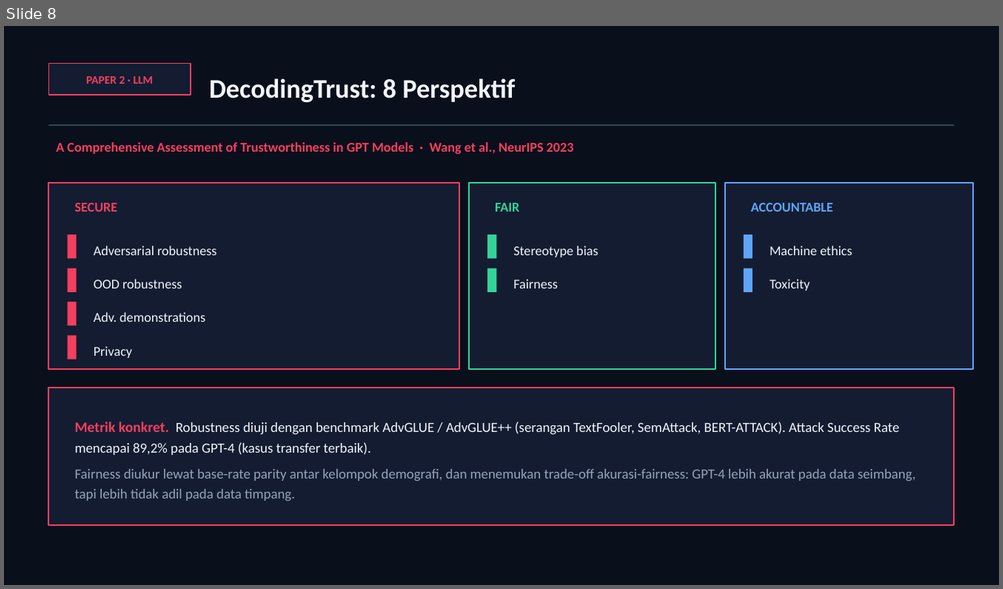
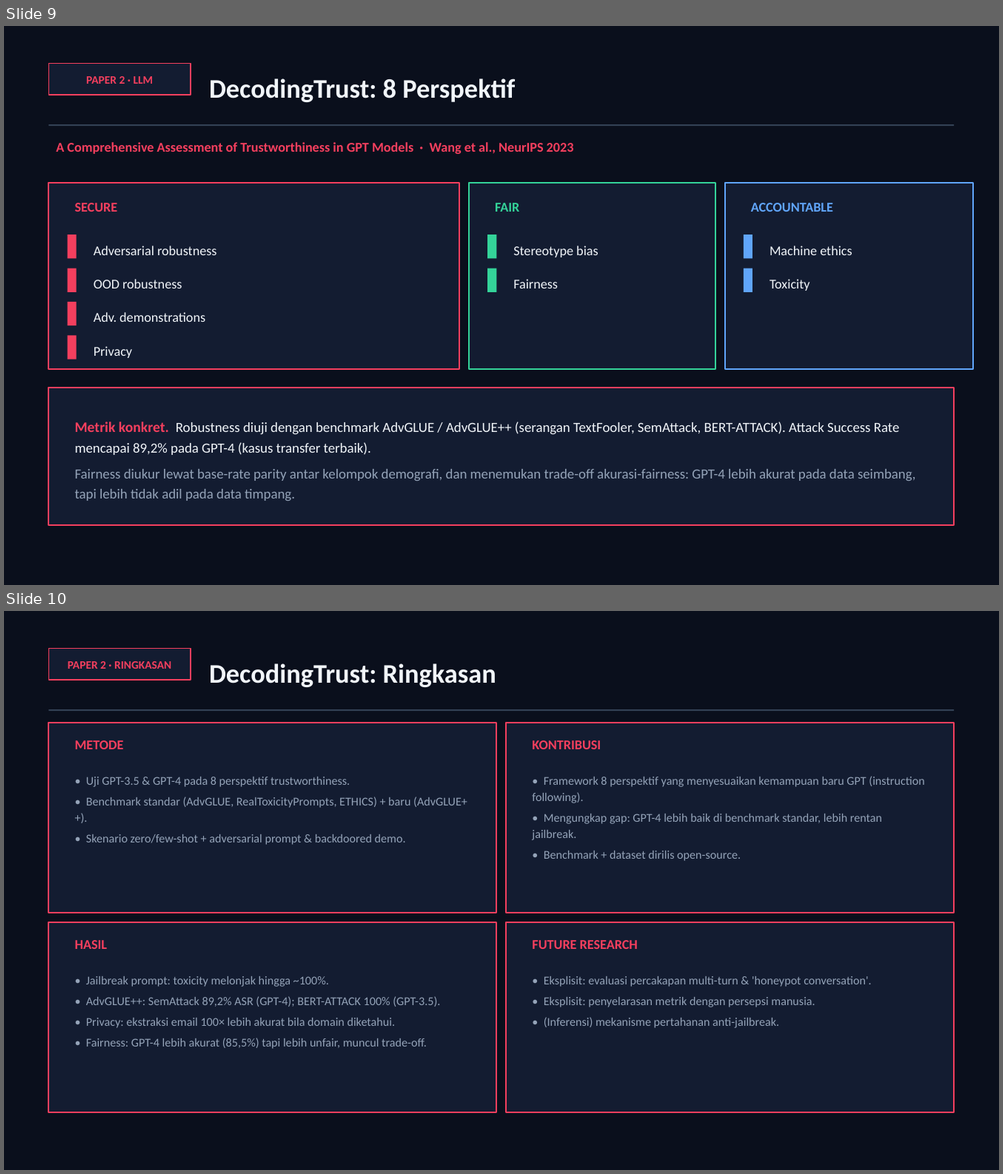
Before and after one commit to awangga/awangga.github.io, a slide deck: safe/metrics/SAFE-AI-Metrics.pptx. Shown one above the other, each under a label of ours: slide 8 before the commit, slides 9 and 10 after it. The pictures are 1003x589 and 1003x1174 pixels, drawn with LibreOffice and Linux fonts; fonts in the diff are those of the drawing. Boxes give left, top, right and bottom in pixels: in the first picture for what was removed or moved away, otherwise in the second. Text is boxed around its words. In the diff, an @@ line names an element or a change of style, - is before the commit and + after.

```diff
--- a/safe/metrics/SAFE-AI-Metrics.pptx
+++ b/safe/metrics/SAFE-AI-Metrics.pptx
@@ slide 10 added at <box>4,611,999,1170</box>, background #FFFFFF @@
@@ rectangle added at <box>4,611,999,1170</box>, fill #0A0F1C @@
@@ rectangle added at <box>48,648,190,680</box>, fill #131C31, outline #F43F5E 1.25 pt @@
@@ text added at <box>68,661,171,669</box>, 11 pt, text #F43F5E, bold @@
+PAPER 2 · RINGKASAN
@@ text added at <box>209,664,496,687</box>, 26 pt, text #F1F5F9, bold @@
+DecodingTrust: Ringkasan
@@ rectangle added at <box>48,709,954,711</box>, fill #334155 @@
@@ rectangle added at <box>48,723,496,913</box>, fill #131C31, outline #F43F5E 1.5 pt @@
@@ text added at <box>75,741,124,749</box>, 13 pt, text #F43F5E, bold @@
+METODE
@@ rectangle added at <box>506,723,954,913</box>, fill #131C31, outline #F43F5E 1.5 pt @@
@@ text added at <box>532,741,600,749</box>, 13 pt, text #F43F5E, bold @@
+KONTRIBUSI
@@ text added at <box>86,777,467,845</box>, 11.5 pt, text #94A3B8 @@
+• Uji GPT-3.5 & GPT-4 pada 8 perspektif trustworthiness.
+• Benchmark standar (AdvGLUE, RealToxicityPrompts, ETHICS) + baru (AdvGLUE++).
+• Skenario zero/few-shot + adversarial prompt & backdoored demo.
@@ text added at <box>532,776,924,861</box>, 11.5 pt, text #94A3B8 @@
+• Framework 8 perspektif yang menyesuaikan kemampuan baru GPT (instruction following).
+• Mengungkap gap: GPT-4 lebih baik di benchmark standar, lebih rentan jailbreak.
+• Benchmark + dataset dirilis open-source.
@@ rectangle added at <box>48,923,496,1113</box>, fill #131C31, outline #F43F5E 1.5 pt @@
@@ text added at <box>75,940,108,949</box>, 13 pt, text #F43F5E, bold @@
+HASIL
@@ rectangle added at <box>506,923,954,1113</box>, fill #131C31, outline #F43F5E 1.5 pt @@
@@ text added at <box>532,940,637,949</box>, 13 pt, text #F43F5E, bold @@
+FUTURE RESEARCH
@@ text added at <box>86,977,440,1049</box>, 11.5 pt, text #94A3B8 @@
+• Jailbreak prompt: toxicity melonjak hingga ~100%.
+• AdvGLUE++: SemAttack 89,2% ASR (GPT-4); BERT-ATTACK 100% (GPT-3.5).
+• Privacy: ekstraksi email 100× lebih akurat bila domain diketahui.
+• Fairness: GPT-4 lebih akurat (85,5%) tapi lebih unfair, muncul trade-off.
@@ text added at <box>543,977,871,1028</box>, 11.5 pt, text #94A3B8 @@
+• Eksplisit: evaluasi percakapan multi-turn & 'honeypot conversation'.
+• Eksplisit: penyelarasan metrik dengan persepsi manusia.
+• (Inferensi) mekanisme pertahanan anti-jailbreak.
@@ what was slide 8 is now slide 9 @@
```
Also in this commit, not shown: 3 slides changed, 2 other slides added, 1 other file.
